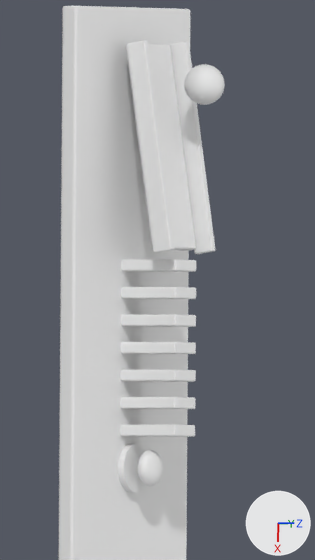
One commit to the Blender file global_shorts_render_lab/output/motion_logic_proxy/motion_logic_proxy.blend: the scene before it, then after it.
Both versions are drawn from the file's camera 'Camera'. The axes (+X, +Y, +Z) are drawn at lower right. The lights are the same throughout. The picture after the commit comes second.

The scene before the commit, as lines of its bpy script (objects in view):
```python
me_cube_001 = bpy.data.meshes.new('Cube.001')
me_cube_001.from_pydata(...)  # a box spanning x -5.8..5.8, y -2.3..2.3, z -0.18..0.18
me_cube_001.materials.append(mat_floor)  # white #e7e7e7
me_cube_002 = bpy.data.meshes.new('Cube.002')
me_cube_002.from_pydata(...)  # a box spanning x -2.15..2.15, y -0.72..0.72, z -0.12..0.12
me_cube_002.materials.append(mat_ramp)  # white #e7e7e7
me_cube_003 = bpy.data.meshes.new('Cube.003')
me_cube_003.from_pydata(...)  # a box spanning x -2.2..2.2, y -0.08..0.08, z -0.22..0.22
me_cube_003.materials.append(mat_ramp)  # white #e7e7e7
me_cube_004 = bpy.data.meshes.new('Cube.004')
me_cube_004.from_pydata(...)  # a box spanning x -2.2..2.2, y -0.08..0.08, z -0.22..0.22
me_cube_004.materials.append(mat_ramp)  # white #e7e7e7
ob_ground = bpy.data.objects.new('Ground', me_cube_001)
ob_ground.location = (0.0, 0.0, -0.18)
_m = ob_ground.modifiers.new('Bevel', 'BEVEL')
_m.width = 0.06
_m.width_pct = 0.06
_m.segments = 3
ob_rail = bpy.data.objects.new('Rail', me_cube_003)
ob_rail.location = (-2.9, -0.82, 0.93)
ob_rail.rotation_euler = (0.0, -0.157, 0.0)  # degrees (0, -9, 0)
_m = ob_rail.modifiers.new('Bevel', 'BEVEL')
_m.width = 0.03
_m.width_pct = 0.03
_m.segments = 3
ob_rail_001 = bpy.data.objects.new('Rail.001', me_cube_004)
ob_rail_001.location = (-2.9, 0.82, 0.93)
ob_rail_001.rotation_euler = (0.0, -0.157, 0.0)  # degrees (0, -9, 0)
_m = ob_rail_001.modifiers.new('Bevel', 'BEVEL')
_m.width = 0.03
_m.width_pct = 0.03
_m.segments = 3
ob_ramp = bpy.data.objects.new('Ramp', me_cube_002)
ob_ramp.location = (-2.9, 0.0, 0.68)
ob_ramp.rotation_euler = (0.0, -0.157, 0.0)  # degrees (0, -9, 0)
_m = ob_ramp.modifiers.new('Bevel', 'BEVEL')
_m.width = 0.05
_m.width_pct = 0.05
_m.segments = 3
# also in view: 'BlueMarble' at (-4.2, 0.0, 1.72); 'Domino_4' at (1.26, 0.0, 0.62); 'Domino_3' at (0.69, 0.0, 0.62); 'Domino_7' at (2.97, 0.0, 0.62); 'GoalBell' at (3.75, 0.0, 0.48)
```
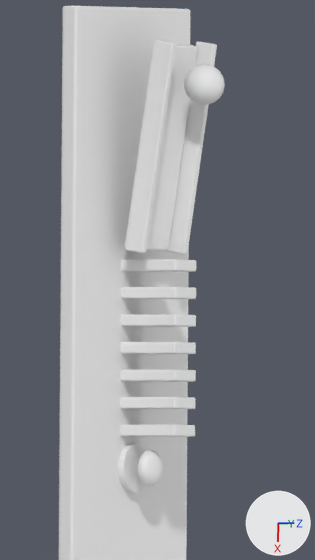
Location of each change, (x1, y1, x2, y2) in pixels of the pictures (315 x 560 px):
'Ramp', turned: before (126, 44, 196, 251); after (125, 44, 197, 251)
'Rail', turned: before (127, 40, 174, 253); after (126, 40, 176, 253)
'Rail.001', turned: before (169, 41, 215, 254); after (167, 41, 217, 254)

The edits, one by one:
Object 'Ramp' (ob_ramp) turns from (0, -9, 0) to (0, 9, 0) degrees about x, y and z.
Object 'Rail' (ob_rail) turns from (0, -9, 0) to (0, 9, 0) degrees about x, y and z.
Object 'Rail.001' (ob_rail_001) turns from (0, -9, 0) to (0, 9, 0) degrees about x, y and z.
